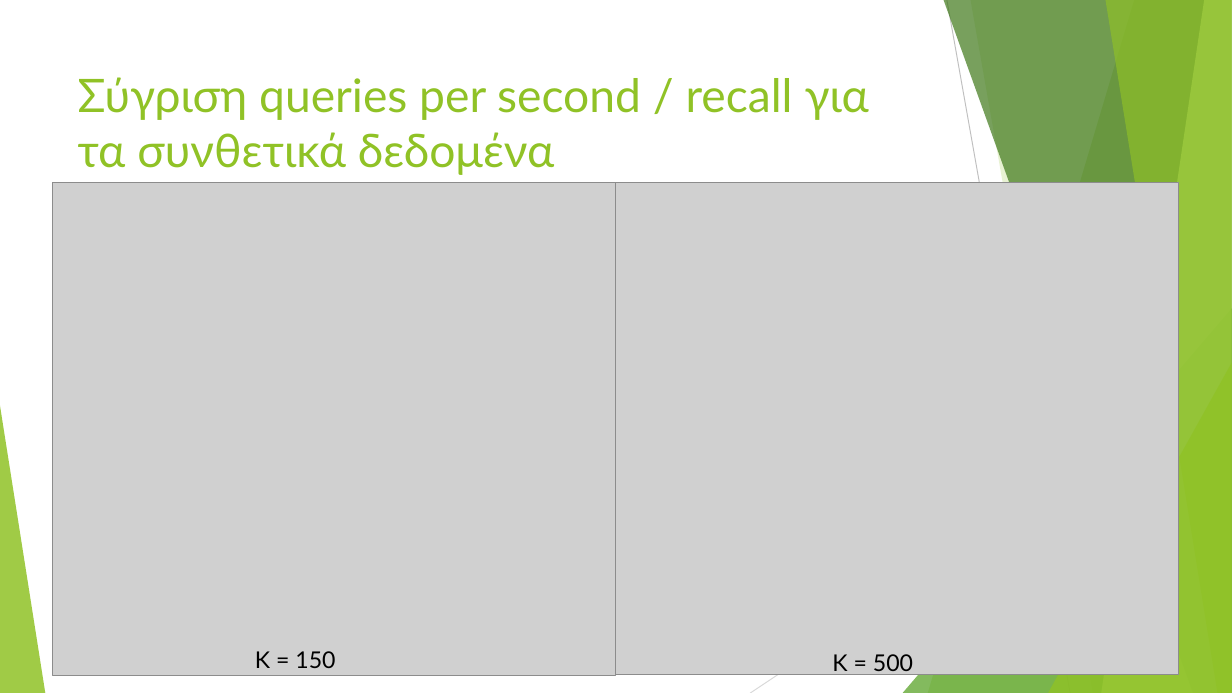
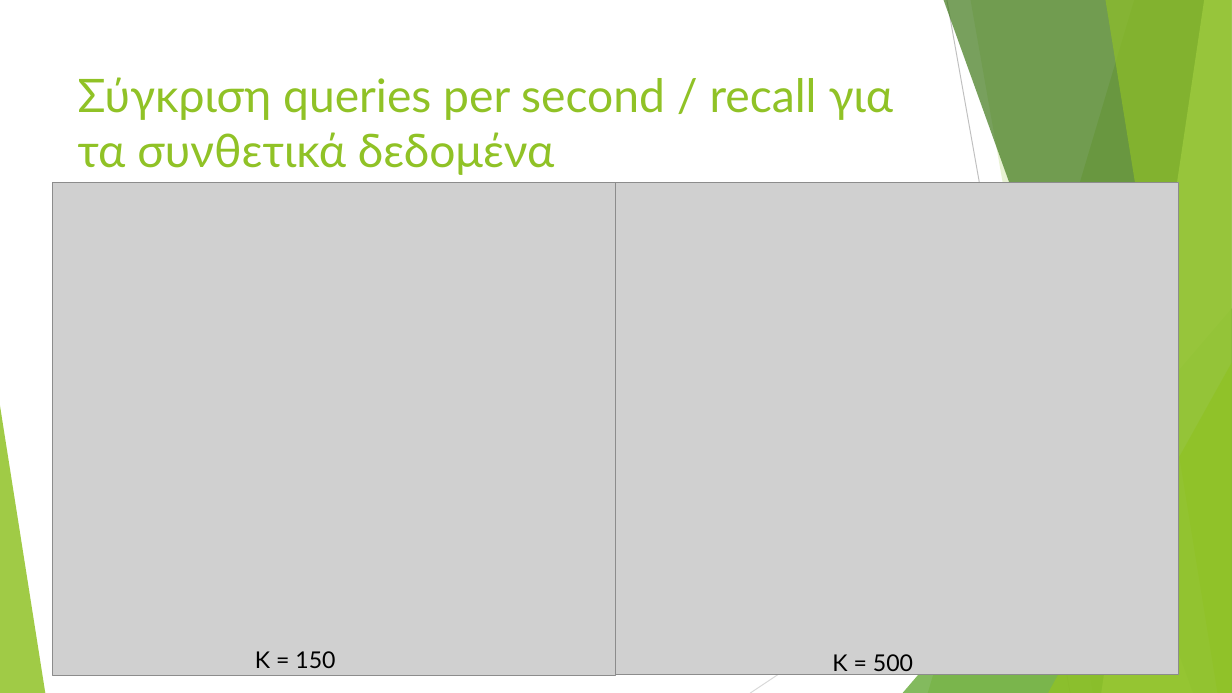
Before and after one commit to alexkalp486/kNN-JuliaGPU, a slide deck: slide 18 of doc/Thesis_Presentation.pptx. Drawn at 1232x693 pixels with LibreOffice and Linux fonts; fonts in the diff are those of the drawing; grey boxes stand for pictures. Boxes give left, top, right and bottom in pixels: in the first picture for what was removed or moved away, otherwise in the second. Text is boxed around its words. In the diff, an @@ line names an element or a change of style, - is before the commit and + after.

```diff
--- a/doc/Thesis_Presentation.pptx
+++ b/doc/Thesis_Presentation.pptx
@@ title at (78, 77, 893, 175): text changed @@
-Σύγριση queries per second / recall για τα συνθετικά δεδομένα
+Σύγκριση queries per second / recall για τα συνθετικά δεδομένα
```
Also in this commit, not shown: 4 other slides changed.
